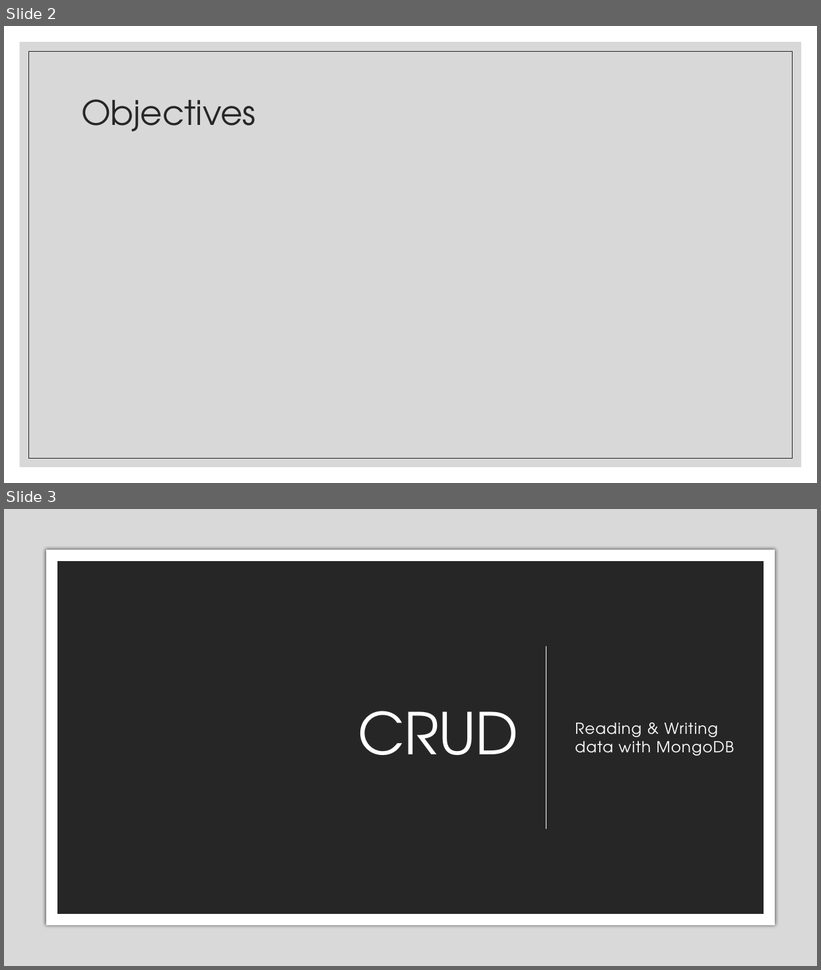
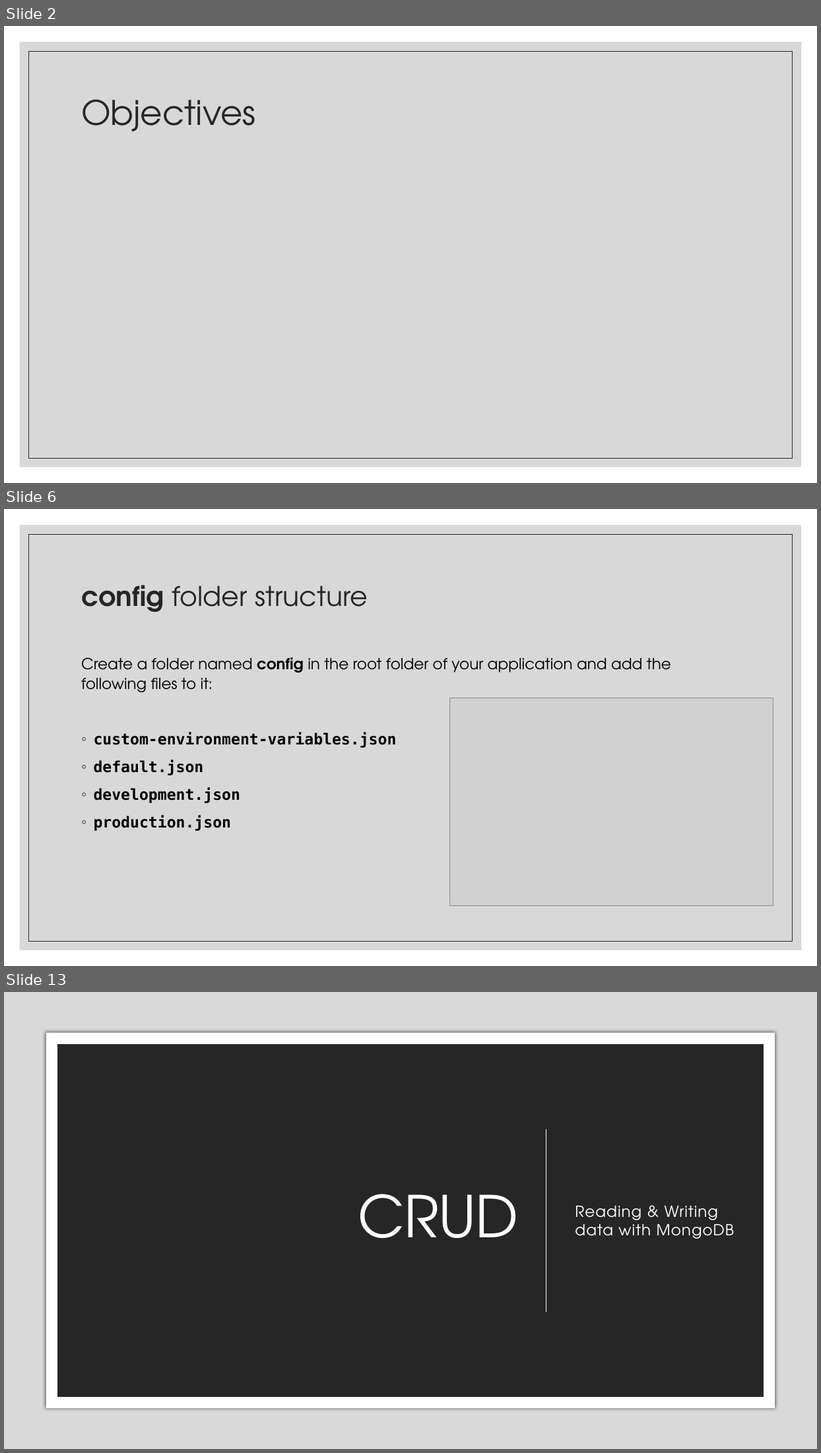
Before and after one commit to zackstotts/base-node-curriculum, a slide deck: unit_03/slides/02 MongoDB & Node.pptx. Shown one above the other, each under a label of ours: slides 2 and 3 before the commit, slides 2, 6 and 13 after it; the slides between them are not shown. The pictures are 821x970 and 821x1453 pixels, drawn with LibreOffice and Linux fonts; fonts in the diff are those of the drawing; grey boxes stand for pictures. Boxes give left, top, right and bottom in pixels: in the first picture for what was removed or moved away, otherwise in the second. Text is boxed around its words. In the diff, an @@ line names an element or a change of style, - is before the commit and + after.

```diff
--- a/unit_03/slides/02 MongoDB & Node.pptx
+++ b/unit_03/slides/02 MongoDB & Node.pptx
@@ slide 6 added at (x1=4, y1=509, x2=817, y2=966), background #FFFFFF; not listed: 2 template elements that a slide beside it also shows @@
@@ title added at (x1=81, y1=585, x2=368, y2=612), 32 pt, text #262626 @@
+config folder structure
@@ text added at (x1=81, y1=657, x2=671, y2=831), 18 pt, text #000000, bold @@
+Create a folder named config in the root folder of your application and add the following files to it:
+◦ custom-environment-variables.json
+◦ default.json
+◦ development.json
+◦ production.json
@@ picture added at (x1=450, y1=698, x2=774, y2=906) @@
@@ what was slide 3 is now slide 13 @@
```
Also in this commit, not shown: 2 slides changed, 7 other slides added.
